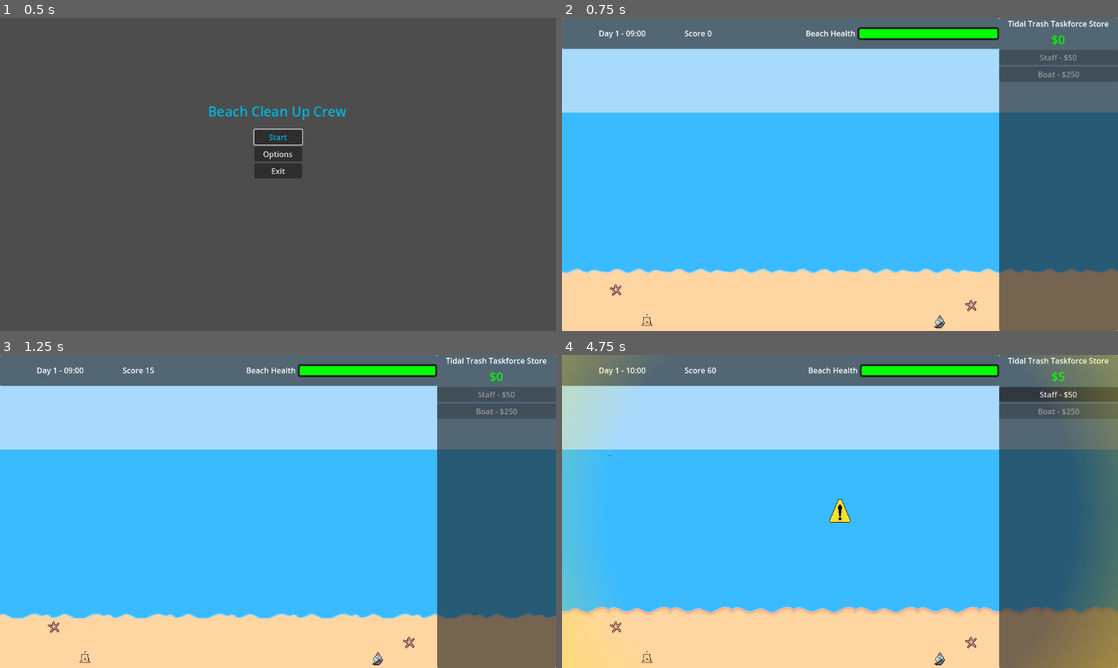
Above: before the commit, frames 1-4 (two rows, left to right).
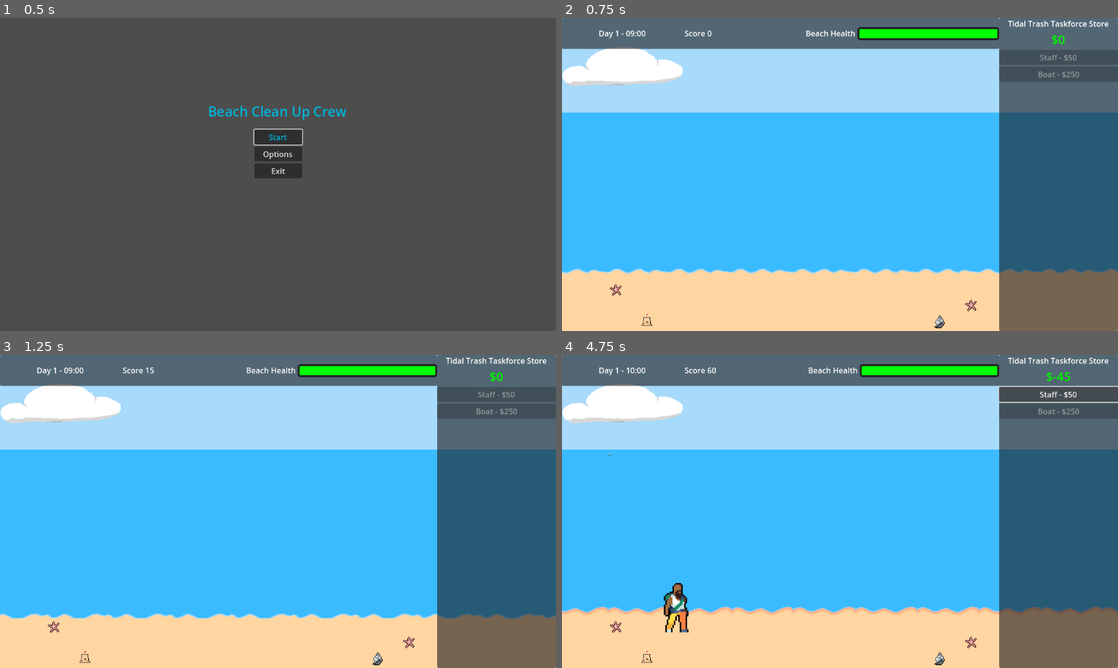
Above: after the commit, the same moments.

Repository: BlazingNeutron/calmbeforestorm
Game: Godot game, scene res://scenes/menu.tscn
Same seed, same stepped clock (60 frames per second), same inputs: the game is played once before the commit and once after it. Sound files missing from this copy of the repository are replaced by a short silence.
Inputs (mouse positions are in pixels of both pictures, inside the frame that each line leads up to):
- Up to frame 1 (0.5 s): no input
- Up to frame 2 (0.75 s): click "Start" at 0.5 s
- Up to frame 3 (1.25 s): no input
- Up to frame 4 (4.75 s): move the mouse to (962, 495) at 1.27 s; click (962, 495) at 1.35 s; move the mouse to (728, 527) at 2.02 s; click (728, 527) at 2.1 s; move the mouse to (979, 455) at 2.77 s; click (979, 455) at 2.85 s; move the mouse to (812, 574) at 3.52 s; click (812, 574) at 3.6 s; click "Staff - $50" at 4.25 s

Frame 1 is identical in both runs. In frame 2, 1.9% of the frame differs, in the area x 0-22%, y 9-22%; in frame 3, 1.9%; in frame 4, 10%, in the area x 0-100%, y 0-100%.

Commit message:
Background music changes during thunder storm, wave dodad, scrap image improved

Diff:
--- a/scenes/background_music.tscn
+++ b/scenes/background_music.tscn
@@ -1,9 +1,11 @@
-[gd_scene load_steps=3 format=3 uid="uid://c0dlktmiep01t"]
+[gd_scene load_steps=4 format=3 uid="uid://c0dlktmiep01t"]
 
+[ext_resource type="Script" path="res://scripts/background_music.gd" id="1_8radv"]
 [ext_resource type="AudioStream" uid="uid://dx7od2swe5ubv" path="res://assets/audio/gentle-ocean-waves-birdsong-and-gull-7109.mp3" id="1_ronxa"]
 [ext_resource type="AudioStream" uid="uid://cb4niewv4lobs" path="res://assets/audio/cottagecore-17463.mp3" id="2_phf5r"]
 
 [node name="BackgroundMusic" type="Node"]
+script = ExtResource("1_8radv")
 
 [node name="OceanSoundsAudioPlayer" type="AudioStreamPlayer" parent="."]
 stream = ExtResource("1_ronxa")
@@ -13,6 +15,7 @@
 
 [node name="BackgroundMusicAudioPlayer" type="AudioStreamPlayer" parent="."]
 stream = ExtResource("2_phf5r")
+volume_db = -6.083
 autoplay = true
 bus = &"Music"
 parameters/looping = true
--- a/scenes/dodads/dodads.tscn
+++ b/scenes/dodads/dodads.tscn
@@ -190,6 +190,48 @@
 }, {
 "duration": 1.0,
 "texture": SubResource("AtlasTexture_2kqji")
+}, {
+"duration": 1.0,
+"texture": null
+}],
+"loop": false,
+"name": &"default",
+"speed": 5.0
+}]
+
+[sub_resource type="AtlasTexture" id="AtlasTexture_ca8ts"]
+atlas = ExtResource("1_yox5r")
+region = Rect2(0, 352, 32, 32)
+
+[sub_resource type="AtlasTexture" id="AtlasTexture_vddg6"]
+atlas = ExtResource("1_yox5r")
+region = Rect2(32, 352, 32, 32)
+
+[sub_resource type="AtlasTexture" id="AtlasTexture_yjaa1"]
+atlas = ExtResource("1_yox5r")
+region = Rect2(64, 352, 32, 32)
+
+[sub_resource type="AtlasTexture" id="AtlasTexture_r8j5s"]
+atlas = ExtResource("1_yox5r")
+region = Rect2(96, 352, 32, 32)
+
+[sub_resource type="SpriteFrames" id="SpriteFrames_1ipwp"]
+animations = [{
+"frames": [{
+"duration": 1.0,
+"texture": null
+}, {
+"duration": 1.0,
+"texture": SubResource("AtlasTexture_ca8ts")
+}, {
+"duration": 1.0,
+"texture": SubResource("AtlasTexture_vddg6")
+}, {
+"duration": 1.0,
+"texture": SubResource("AtlasTexture_yjaa1")
+}, {
+"duration": 1.0,
+"texture": SubResource("AtlasTexture_r8j5s")
 }, {
 "duration": 1.0,
 "texture": null
@@ -228,7 +270,22 @@
 frame = 6
 frame_progress = 1.0
 
+[node name="WaveDodad" type="AnimatedSprite2D" parent="."]
+unique_name_in_owner = true
+visible = false
+scale = Vector2(3, 3)
+sprite_frames = SubResource("SpriteFrames_1ipwp")
+autoplay = "default"
+frame = 5
+frame_progress = 1.0
+
+[node name="WaveTimer" type="Timer" parent="."]
+wait_time = 2.0
+autostart = true
+
 [connection signal="animation_finished" from="CrabDodad" to="." method="_on_crab_dodad_animation_finished"]
 [connection signal="timeout" from="DodadTimer" to="." method="_on_dodad_timer_timeout"]
 [connection signal="animation_finished" from="SharkDodad" to="." method="_on_shark_dodad_animation_finished"]
 [connection signal="animation_finished" from="FishDodad" to="." method="_on_fish_dodad_animation_finished"]
+[connection signal="animation_finished" from="WaveDodad" to="." method="_on_wave_dodad_animation_finished"]
+[connection signal="timeout" from="WaveTimer" to="." method="_on_wave_timer_timeout"]
--- a/scenes/game.tscn
+++ b/scenes/game.tscn
@@ -11,9 +11,25 @@
 [ext_resource type="PackedScene" uid="uid://vswc5nx22cd0" path="res://scenes/game_over_screen.tscn" id="6_ptmcp"]
 [ext_resource type="Texture2D" uid="uid://b01qwonhlynnr" path="res://assets/sprites/background.png" id="7_evbw8"]
 [ext_resource type="PackedScene" uid="uid://cvfar7cmhhjgq" path="res://scenes/settings.tscn" id="8_d7kun"]
+[ext_resource type="Texture2D" uid="uid://doi1uvali0a5g" path="res://assets/sprites/clouds.png" id="12_lo1mh"]
 
 [sub_resource type="RectangleShape2D" id="RectangleShape2D_hs64v"]
 size = Vector2(1663, 373)
+
+[sub_resource type="AtlasTexture" id="AtlasTexture_qvknn"]
+atlas = ExtResource("12_lo1mh")
+region = Rect2(0, 0, 1024, 246)
+
+[sub_resource type="SpriteFrames" id="SpriteFrames_ahqlk"]
+animations = [{
+"frames": [{
+"duration": 1.0,
+"texture": SubResource("AtlasTexture_qvknn")
+}],
+"loop": true,
+"name": &"default",
+"speed": 5.0
+}]
 
 [node name="game" type="Node2D"]
 process_mode = 3
@@ -91,8 +107,17 @@
 
 [node name="Sprite2D" type="Sprite2D" parent="ParallaxBackground/ParallaxLayer/Parallax2D"]
 position = Vector2(1, -201)
-scale = Vector2(1.14941, 1)
+scale = Vector2(1.149, 1)
 texture = ExtResource("7_evbw8")
+
+[node name="ParallaxLayer2" type="ParallaxLayer" parent="ParallaxBackground"]
+
+[node name="Parallax2D" type="Parallax2D" parent="ParallaxBackground/ParallaxLayer2"]
+
+[node name="AnimatedSprite2D" type="AnimatedSprite2D" parent="ParallaxBackground/ParallaxLayer2/Parallax2D"]
+position = Vector2(0, -201)
+scale = Vector2(1.2, 1)
+sprite_frames = SubResource("SpriteFrames_ahqlk")
 
 [connection signal="visibility_changed" from="hud/Settings" to="." method="_on_settings_visibility_changed"]
 [connection signal="warning_complete" from="hud/StormWarning" to="." method="_on_storm_warning_warning_complete"]
--- a/scenes/waste/bottle.tscn
+++ b/scenes/waste/bottle.tscn
@@ -44,7 +44,6 @@
 
 [node name="Sprite2D" parent="." index="0"]
 sprite_frames = SubResource("SpriteFrames_t2dsb")
-animation = &"landed"
 autoplay = "default"
 
 [node name="CollisionShape2D" parent="Area2D" index="0"]
--- a/scenes/waste/scrap.tscn
+++ b/scenes/waste/scrap.tscn
@@ -1,29 +1,36 @@
-[gd_scene load_steps=7 format=3 uid="uid://brhk6ttv86waw"]
+[gd_scene load_steps=8 format=3 uid="uid://brhk6ttv86waw"]
 
 [ext_resource type="PackedScene" uid="uid://dr2cu7ky4p2pn" path="res://scenes/waste/waste.tscn" id="1_we7ra"]
-[ext_resource type="Texture2D" uid="uid://ck7k5qy3ga1ff" path="res://assets/sprites/waste-scrap1-Sheet.png" id="2_nlqwr"]
+[ext_resource type="Texture2D" uid="uid://bioegryg8ftf3" path="res://assets/sprites/shoreline1.png" id="2_jfqhe"]
 
-[sub_resource type="AtlasTexture" id="AtlasTexture_5n66g"]
-atlas = ExtResource("2_nlqwr")
-region = Rect2(16, 0, 16, 16)
+[sub_resource type="AtlasTexture" id="AtlasTexture_nr14p"]
+atlas = ExtResource("2_jfqhe")
+region = Rect2(128, 384, 32, 32)
 
-[sub_resource type="AtlasTexture" id="AtlasTexture_2j3je"]
-atlas = ExtResource("2_nlqwr")
-region = Rect2(0, 0, 16, 16)
+[sub_resource type="AtlasTexture" id="AtlasTexture_ekajr"]
+atlas = ExtResource("2_jfqhe")
+region = Rect2(160, 384, 32, 32)
+
+[sub_resource type="AtlasTexture" id="AtlasTexture_ybdpg"]
+atlas = ExtResource("2_jfqhe")
+region = Rect2(96, 384, 32, 32)
 
 [sub_resource type="SpriteFrames" id="SpriteFrames_1pbgw"]
 animations = [{
 "frames": [{
 "duration": 1.0,
-"texture": SubResource("AtlasTexture_5n66g")
+"texture": SubResource("AtlasTexture_nr14p")
+}, {
+"duration": 1.0,
+"texture": SubResource("AtlasTexture_ekajr")
 }],
 "loop": true,
 "name": &"default",
-"speed": 0.0
+"speed": 2.0
 }, {
 "frames": [{
 "duration": 1.0,
-"texture": SubResource("AtlasTexture_2j3je")
+"texture": SubResource("AtlasTexture_ybdpg")
 }],
 "loop": true,
 "name": &"landed",
@@ -31,13 +38,14 @@
 }]
 
 [sub_resource type="CircleShape2D" id="CircleShape2D_vd4s7"]
-radius = 20.0998
+radius = 17.0
 
 [node name="waste" instance=ExtResource("1_we7ra")]
 
 [node name="Sprite2D" parent="." index="0"]
 sprite_frames = SubResource("SpriteFrames_1pbgw")
 autoplay = "default"
+frame_progress = 0.508572
 
 [node name="CollisionShape2D" parent="Area2D" index="0"]
 shape = SubResource("CircleShape2D_vd4s7")
--- /dev/null
+++ b/scripts/background_music.gd
@@ -0,0 +1,31 @@
+extends Node
+
+@onready var ocean_sounds_audio_player: AudioStreamPlayer = $OceanSoundsAudioPlayer
+@onready var background_music_audio_player: AudioStreamPlayer = $BackgroundMusicAudioPlayer
+
+var calm_music = "res://assets/audio/cottagecore-17463.mp3"
+var storm_music = "res://assets/audio/big-storm-orchestral-8952.mp3"
+var calm_background = "res://assets/audio/gentle-ocean-waves-birdsong-and-gull-7109.mp3"
+var storm_background = "res://assets/audio/heavy-rain-splatty-on-stone-31947.mp3"
+
+func _ready() -> void:
+	GameManager.storm_warning.connect(_on_storm_warning)
+	GameManager.game_over.connect(_on_storm_end)
+	GameManager.clear_weather.connect(_on_storm_end)
+
+func _on_storm_warning() -> void:
+	change_music(storm_background, storm_music)
+
+func _on_storm_end() -> void:
+	change_music(calm_background, calm_music)
+
+func change_music(ocean, music) -> void:
+	var tween = create_tween()
+	tween.tween_property(ocean_sounds_audio_player, "volume_db", linear_to_db(0), 1).set_trans(Tween.TRANS_SINE).set_ease(Tween.EASE_IN)
+	tween.tween_property(background_music_audio_player, "volume_db", linear_to_db(0), 1).set_trans(Tween.TRANS_SINE).set_ease(Tween.EASE_IN)
+	ocean_sounds_audio_player.stream = ResourceLoader.load(ocean)
+	ocean_sounds_audio_player.play()
+	background_music_audio_player.stream = ResourceLoader.load(music)
+	background_music_audio_player.play()
+	tween.tween_property(ocean_sounds_audio_player, "volume_db", linear_to_db(1), 1).set_trans(Tween.TRANS_SINE).set_ease(Tween.EASE_IN)
+	tween.tween_property(background_music_audio_player, "volume_db", linear_to_db(1), 1).set_trans(Tween.TRANS_SINE).set_ease(Tween.EASE_IN)
--- a/scripts/dodads.gd
+++ b/scripts/dodads.gd
@@ -1,9 +1,6 @@
 extends Node2D
 
 @onready var dodad_timer: Timer = $DodadTimer
-@onready var crab_dodad: AnimatedSprite2D = %CrabDodad
-@onready var shark_dodad: AnimatedSprite2D = %SharkDodad
-@onready var fish_dodad: AnimatedSprite2D = $FishDodad
 
 @export var dodad_list = [
 	"crab",
@@ -12,8 +9,9 @@
 ]
 @export var dodads = {
 	"crab": { "beach": true, "sprite": "%CrabDodad", "moving": false, "scaling": false, "scale": 3 },
-	"shark": { "beach": false, "sprite": "%SharkDodad", "moving": true, "scaling": true },
-	"fish": { "beach": false, "sprite": "%FishDodad", "moving": false, "scaling": true }
+	"shark": { "beach": false, "sprite": "%SharkDodad", "moving": true, "scaling": true, "direction": "x" },
+	"fish": { "beach": false, "sprite": "%FishDodad", "moving": false, "scaling": true },
+	"wave": { "beach": false, "sprite": "%WaveDodad", "moving": true, "scaling": true, "direction": "y" },
 }
 
 @export var timer : int = 25
@@ -22,33 +20,40 @@
 
 var rng = RandomNumberGenerator.new()
 var current_dodad = null
-var moving_dodad = false
+var moving_direction = null
 var scaled_dodad = false
+var active_wave_dodad = null
 
 func _ready() -> void:
 	rng.randomize()
 	start_a_dodad_timer()
 
 func _process(delta: float) -> void:
-	if moving_dodad:
-		current_dodad.position.x += (40 * delta)
-	if scaled_dodad:
-		calculate_scale(position.y)
+	if active_wave_dodad != null:
+		active_wave_dodad.position.y += (20 * delta)
+		calculate_scale(active_wave_dodad, position.y)
+	if current_dodad != null:
+		if moving_direction == "x":
+			current_dodad.position.x += (40 * delta)
+		if scaled_dodad:
+			calculate_scale(current_dodad, position.y)
 
-func calculate_scale(y : float) -> void:
+func calculate_scale(dodad, y : float) -> void:
 	var scale_value = (0.002 * y) + 0.9
-	current_dodad.scale.x = scale_value
-	current_dodad.scale.y = scale_value
+	dodad.scale.x = scale_value
+	dodad.scale.y = scale_value
 
 func start_a_dodad_timer() -> void:
-	moving_dodad = null
 	timer = rng.randi_range(timer_min, timer_max)
 	dodad_timer.wait_time = timer
 	dodad_timer.start()
 
 func _on_dodad_timer_timeout() -> void:
 	var dodad_index = rng.randi_range(0, dodad_list.size() - 1)
-	var dodad_item = dodads.get(dodad_list[dodad_index])
+	start_dodad(dodad_list[dodad_index])
+
+func start_dodad(dodad_name : String) -> void:
+	var dodad_item = dodads.get(dodad_name)
 	var sprite = get_node(dodad_item.sprite)
 	var x
 	var y
@@ -58,10 +63,13 @@
 	elif not dodad_item.beach:
 		x = rng.randi_range(-530, 480)
 		y = rng.randi_range(-90, 180)
-	current_dodad = sprite
-	if dodad_item.moving:
-		moving_dodad = dodad_item.moving
-	scaled_dodad = dodad_item.scaling
+	if dodad_name != "wave":
+		current_dodad = sprite
+		if dodad_item.moving:
+			moving_direction = dodad_item.direction
+		scaled_dodad = dodad_item.scaling
+	if dodad_name == "wave":
+		active_wave_dodad = sprite
 	if not dodad_item.scaling:
 		sprite.scale.x = dodad_item.scale
 		sprite.scale.y = dodad_item.scale
@@ -78,3 +86,10 @@
 
 func _on_fish_dodad_animation_finished() -> void:
 	start_a_dodad_timer()
+
+func _on_wave_dodad_animation_finished() -> void:
+	active_wave_dodad = null
+
+func _on_wave_timer_timeout() -> void:
+	#print("starting wave")
+	start_dodad("wave")
--- a/scripts/game_manager.gd
+++ b/scripts/game_manager.gd
@@ -23,9 +23,9 @@
 	"staff" : { "cost": 50, "scene": preload("res://scenes/picker_uppers/staff.tscn") },
 	"boat" : { "cost": 250, "scene": preload("res://scenes/picker_uppers/boat.tscn") }
 }
-@export var init_max_time_to_next_storm : int = 5
-@export var init_min_time_to_next_storm : int = 2
-@export var initial_storm_duration_time : int = 10
+@export var init_max_time_to_next_storm : int = 45
+@export var init_min_time_to_next_storm : int = 25
+@export var initial_storm_duration_time : int = 20
 @export var initial_spawn_rate : float = 2
 @export var initial_storm_spawn_rate : float = 0.4
 @export var trash_credits : int = 5
@@ -114,7 +114,7 @@
 	time_update.emit(time_increment)
 
 func _on_next_storm_timer_timeout() -> void:
-	print("Next storm warning start")
+	#print("Next storm warning start")
 	storm_warning.emit()
 	next_storm_timer.stop()
 
--- a/scripts/hud.gd
+++ b/scripts/hud.gd
@@ -28,7 +28,7 @@
 func update_time_display() -> void:
 	if GameManager.time_of_day % 60 == 0:
 		hour += 1
-	var minute_mod = ((GameManager.time_of_day % 60)/15) % 4
+	var minute_mod = int((GameManager.time_of_day % 60)/15.0) % 4
 	if minute_mod >= 2:
 		minute = 30
 	else:
Not shown, added: assets/audio/big-storm-orchestral-8952.mp3.import
Not shown, added: assets/audio/heavy-rain-splatty-on-stone-31947.mp3.import
Binary file changed: assets/sprites/background.aseprite
Binary file added: assets/sprites/clouds.png
Not shown, added: assets/sprites/clouds.png.import
Binary file changed: assets/sprites/shoreline1.png
Binary file changed: assets/sprites/shoreline2.aseprite
Not shown: 1 places in scenes/dodads/dodads.tscn that only renumber resources
Not shown: 1 places in scenes/game.tscn that only renumber resources
Not shown, added: assets/audio/big-storm-orchestral-8952.mp3
Not shown, added: assets/audio/heavy-rain-splatty-on-stone-31947.mp3
